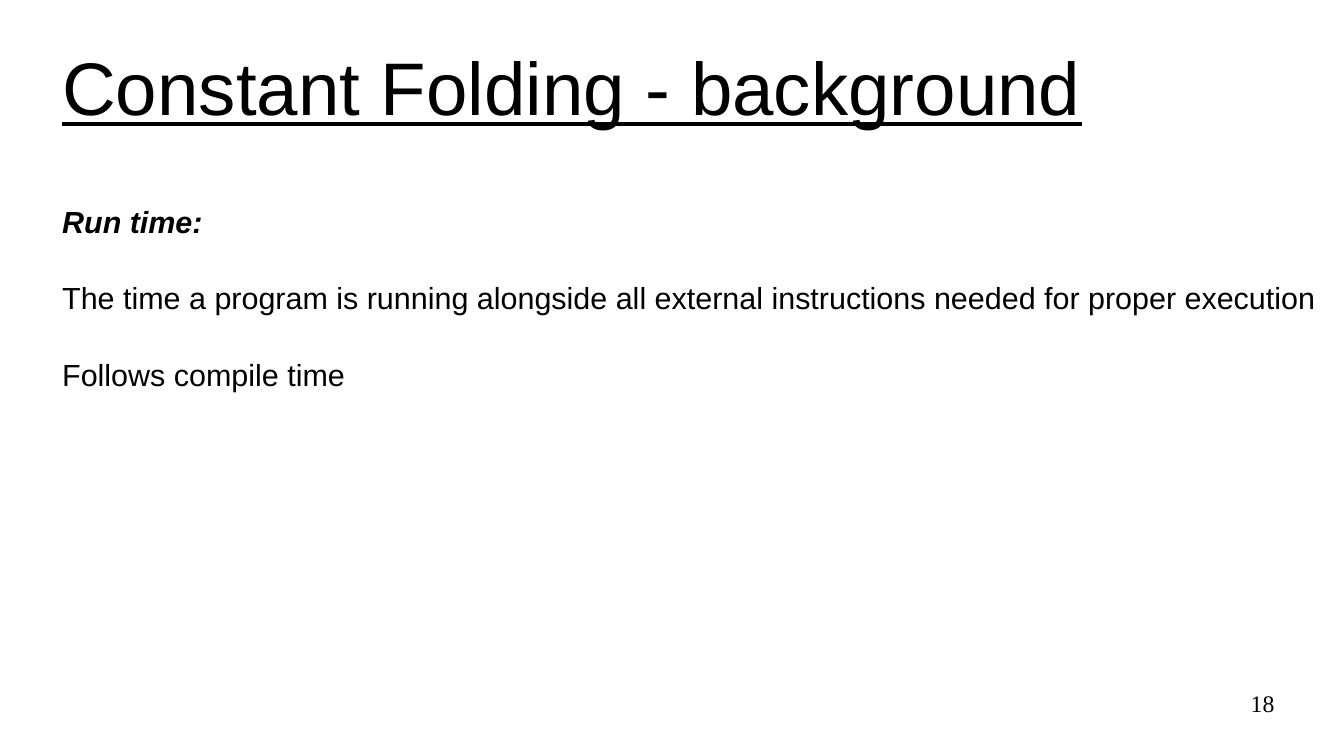
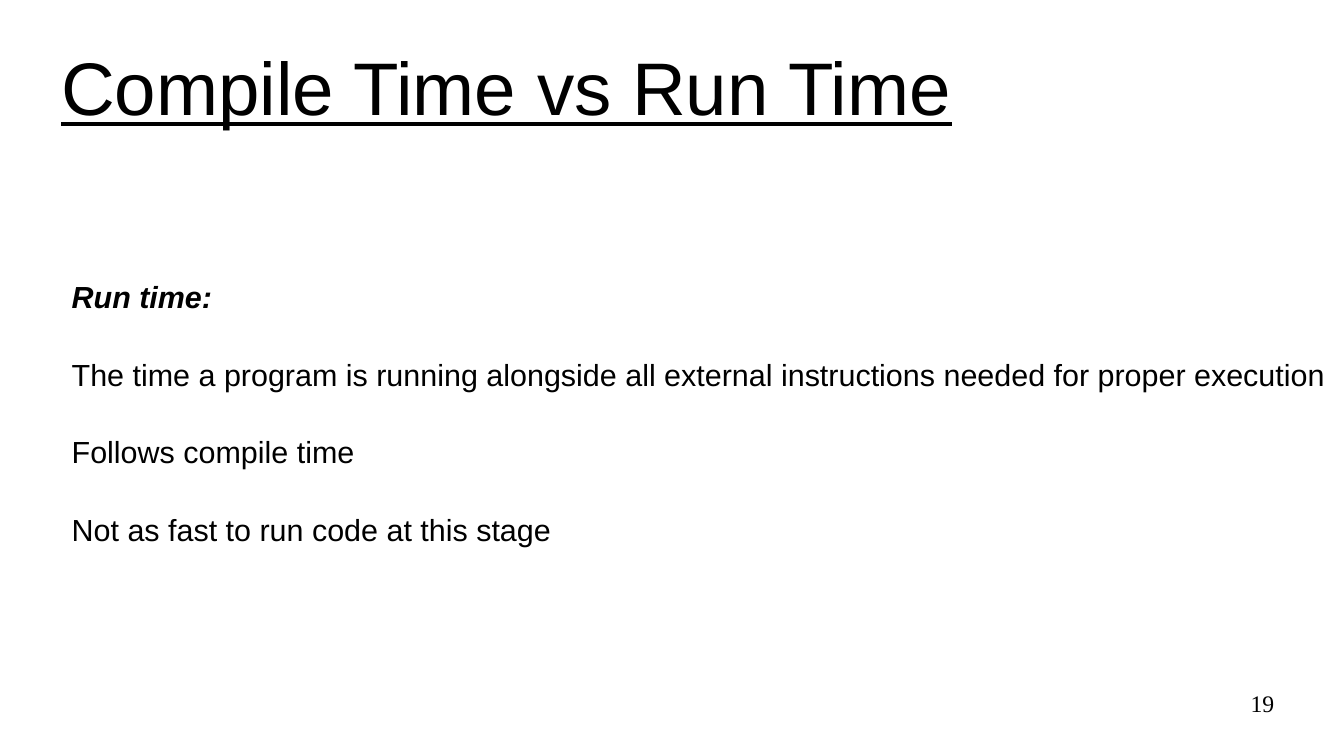
Before and after one commit to UVADS/distributed_computing, a slide deck: slide 19 of 03_dataframes_and_spark_sql/content_catalyst_optimizer/catalyst_optimizer_for_spark_sql.ppt (slide 18 before the commit). Drawn at 1344x756 pixels with LibreOffice and Linux fonts; fonts in the diff are those of the drawing. Boxes give left, top, right and bottom in pixels: in the first picture for what was removed or moved away, otherwise in the second. Text is boxed around its words. In the diff, an @@ line names an element or a change of style, - is before the commit and + after.

```diff
--- a/03_dataframes_and_spark_sql/content_catalyst_optimizer/catalyst_optimizer_for_spark_sql.ppt
+++ b/03_dataframes_and_spark_sql/content_catalyst_optimizer/catalyst_optimizer_for_spark_sql.ppt
@@ text at [61, 61, 951, 129]: text changed @@
-Constant Folding - background
+Compile Time vs Run Time
@@ subtitle "Run time:": place and size @@
-subtitle "Run time:" at [62, 211, 1315, 392]
+subtitle "Run time:" at [72, 286, 1324, 547]
@@ subtitle at [72, 519, 551, 547]: paragraph added @@
+Not as fast to run code at this stage
@@ page number at [1251, 696, 1275, 713]: text changed @@
-18
+19
```
Also in this commit, not shown: 6 other slides changed, 8 slides added, 3 slides removed.
